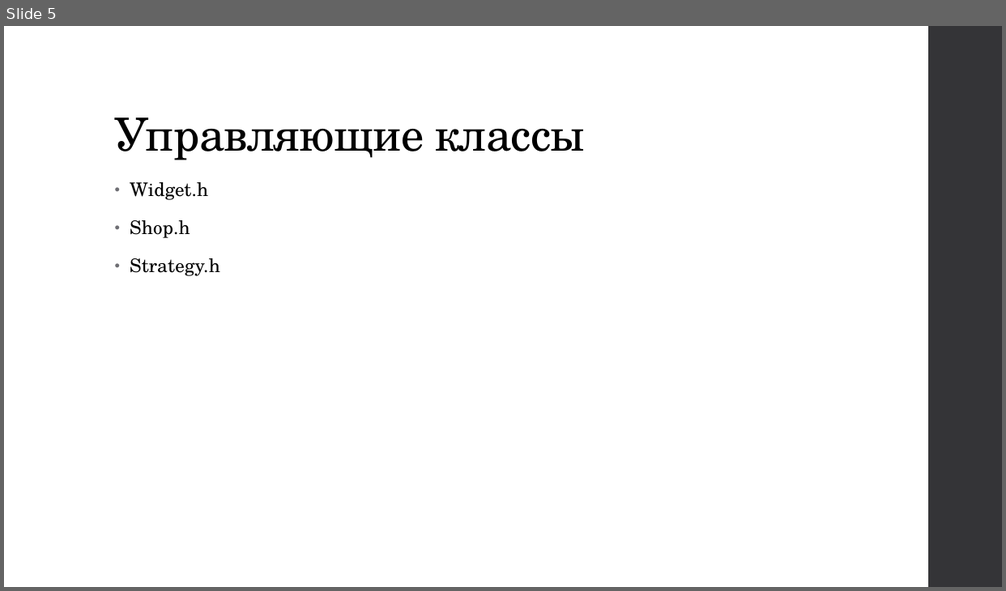
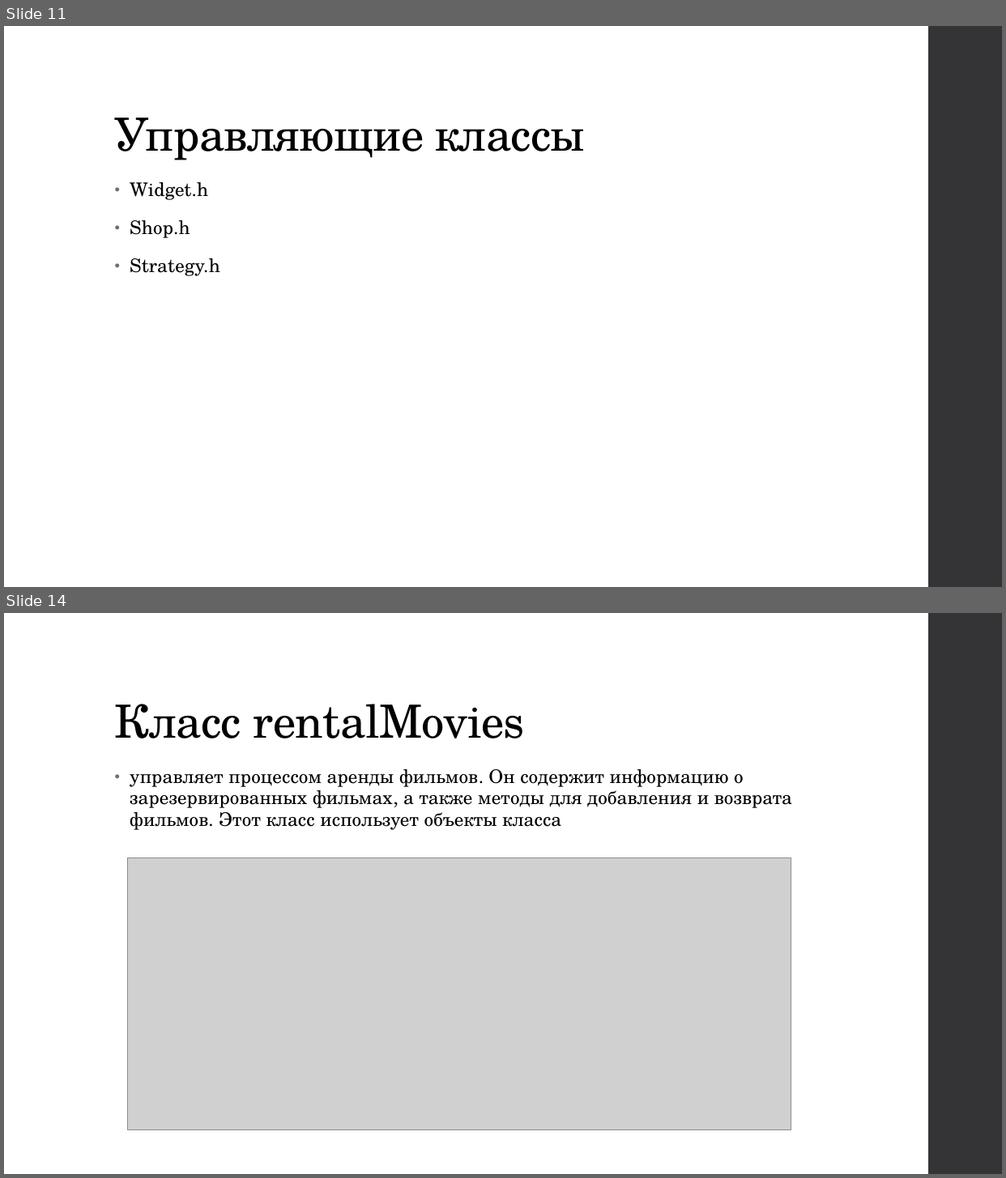
Before and after one commit to ewokasi/Vyzovskoe3-4, a slide deck: 5 сем/ООП Курсач/курсовая.pptx. Shown one above the other, each under a label of ours: slide 5 before the commit, slides 11 and 14 after it; the slides between them are not shown. The pictures are 1006x591 and 1006x1178 pixels, drawn with LibreOffice and Linux fonts; fonts in the diff are those of the drawing; grey boxes stand for pictures. Boxes give left, top, right and bottom in pixels: in the first picture for what was removed or moved away, otherwise in the second. Text is boxed around its words. In the diff, an @@ line names an element or a change of style, - is before the commit and + after.

```diff
--- a/5 сем/ООП Курсач/курсовая.pptx
+++ b/5 сем/ООП Курсач/курсовая.pptx
@@ slide 14 added at [4, 613, 1002, 1174], background #FFFFFF; not listed: 1 template element that a slide beside it also shows @@
@@ title added at [115, 704, 525, 739], 44 pt, text #000000 @@
+Класс rentalMovies
@@ text added at [130, 769, 792, 830], 18 pt, text #000000 @@
+• управляет процессом аренды фильмов. Он содержит информацию о зарезервированных фильмах, а также методы для добавления и возврата фильмов. Этот класс использует объекты класса
@@ picture added at [127, 858, 791, 1130] @@
@@ what was slide 5 is now slide 11 @@
```
Also in this commit, not shown: 1 slide changed, 16 other slides added, 6 slides removed, 3 other files.
